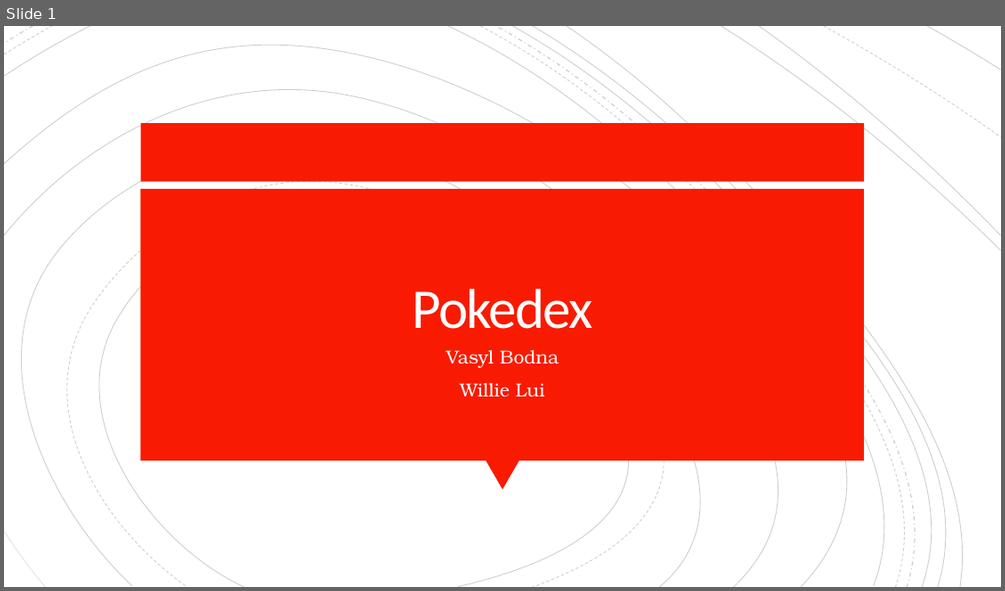
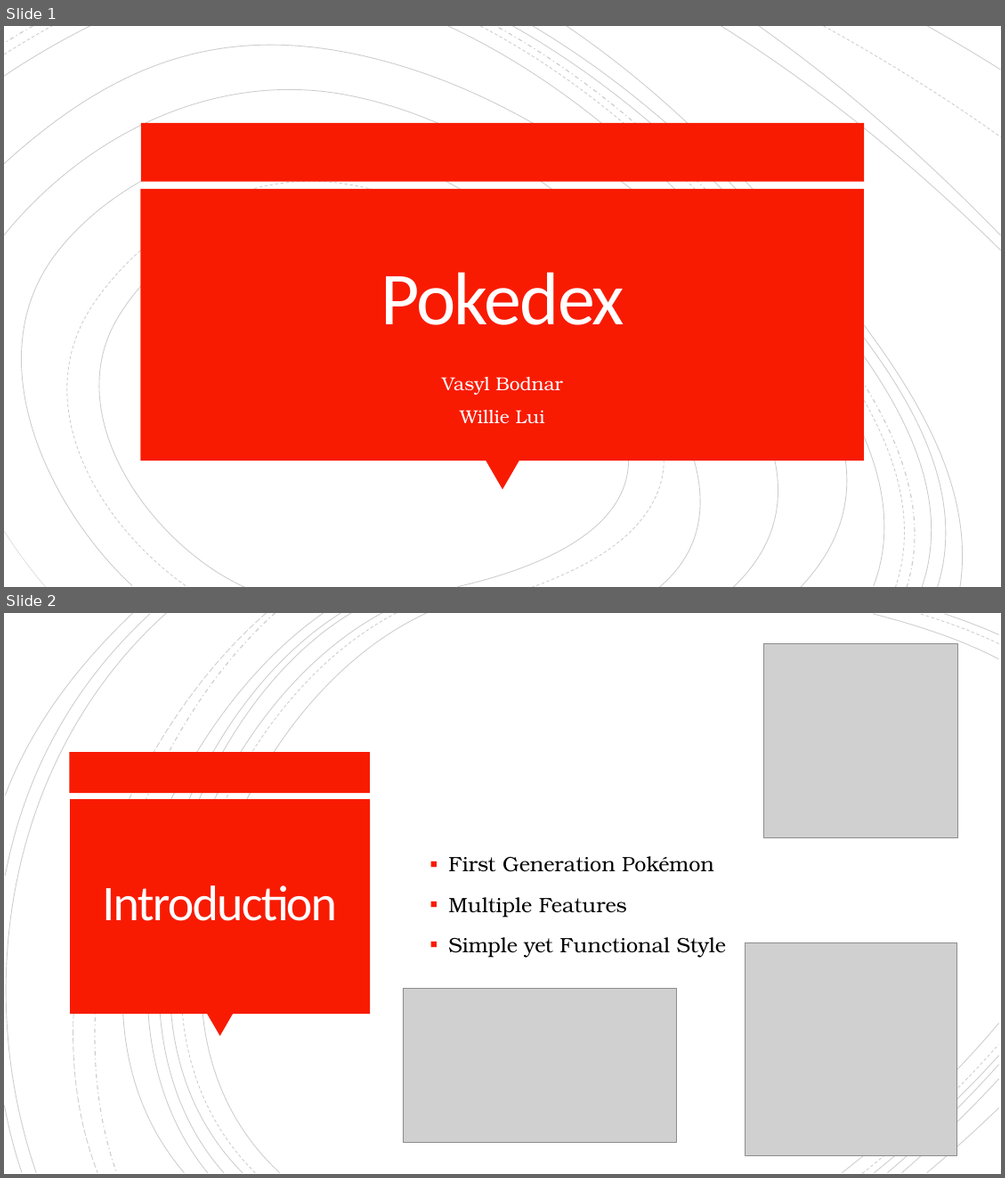
Before and after one commit to WillieLui429/CSC330-Project, a slide deck: CSC330 Presentation.pptx. Shown one above the other, each under a label of ours: slide 1 before the commit, slides 1 and 2 after it. The pictures are 1005x591 and 1005x1178 pixels, drawn with LibreOffice and Linux fonts; fonts in the diff are those of the drawing; grey boxes stand for pictures. Boxes give left, top, right and bottom in pixels: in the first picture for what was removed or moved away, otherwise in the second. Text is boxed around its words. In the diff, an @@ line names an element or a change of style, - is before the commit and + after.

```diff
--- a/CSC330 Presentation.pptx
+++ b/CSC330 Presentation.pptx
@@ slide 2 added at bbox=[4, 613, 1001, 1174], background #FFFFFF @@
@@ group added at bbox=[4, 613, 999, 1174]: 21 freeform shapes @@
@@ picture added at bbox=[764, 643, 957, 837] @@
@@ rectangle added at bbox=[70, 752, 371, 793], fill #F81B02 @@
@@ rectangle added at bbox=[70, 799, 370, 1013], fill #F81B02 @@
@@ text added at bbox=[448, 856, 726, 957], 20 pt, text #000000 @@
+▪ First Generation Pokémon
+▪ Multiple Features
+▪ Simple yet Functional Style
@@ title added at bbox=[102, 885, 337, 921], 48 pt, text #FFFEFF @@
+Introduction
@@ picture added at bbox=[745, 943, 957, 1155] @@
@@ picture added at bbox=[403, 989, 677, 1142] @@
@@ triangle added at bbox=[208, 1013, 234, 1037], fill #F81B02 @@
@@ slide 1 changed as well @@
@@ outline redrawn in 4 elements at bbox=[24, 172, 681, 587], bbox=[4, 70, 849, 587], bbox=[512, 26, 963, 587], bbox=[566, 26, 979, 587] @@
@@ title "Pokedex" at bbox=[380, 272, 624, 325]: size 54 to 72 pt @@
@@ subtitle "Vasyl Bodnar" at bbox=[442, 377, 563, 423]: vertical alignment top to middle @@
@@ subtitle at bbox=[442, 377, 563, 394]: text changed @@
-Vasyl Bodna
+Vasyl Bodnar
```
Also in this commit, not shown: 2 other slides changed, 4 other slides added, 2 slides removed, 8 other files.
